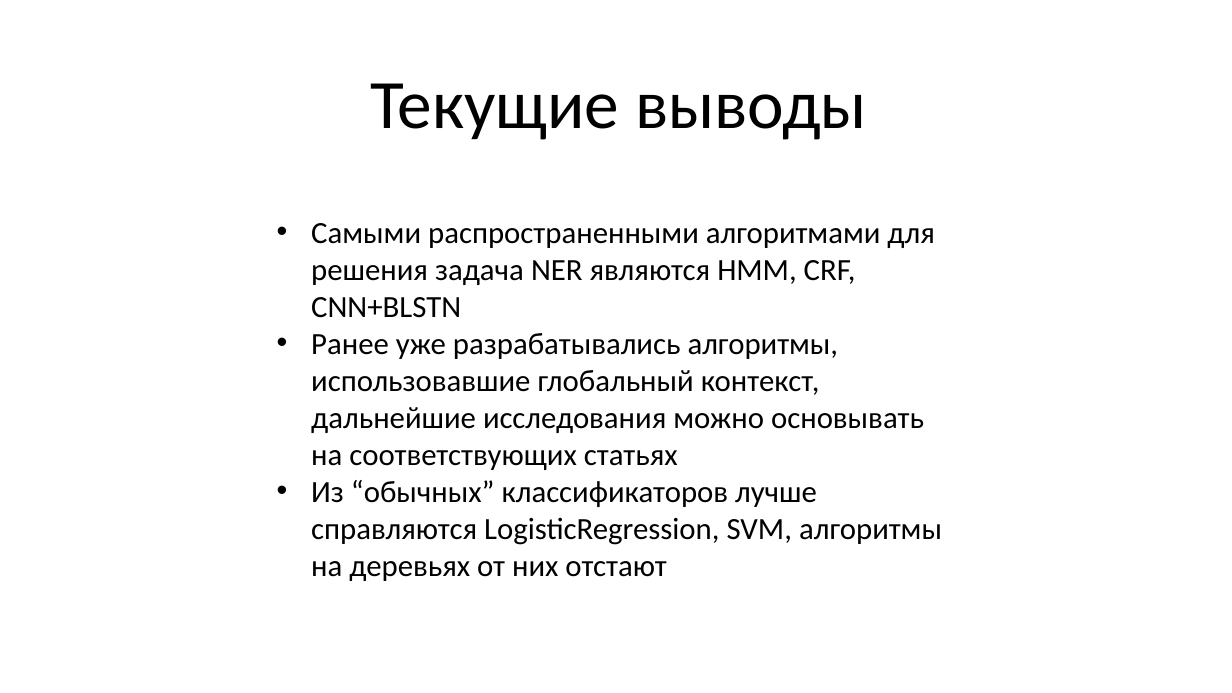
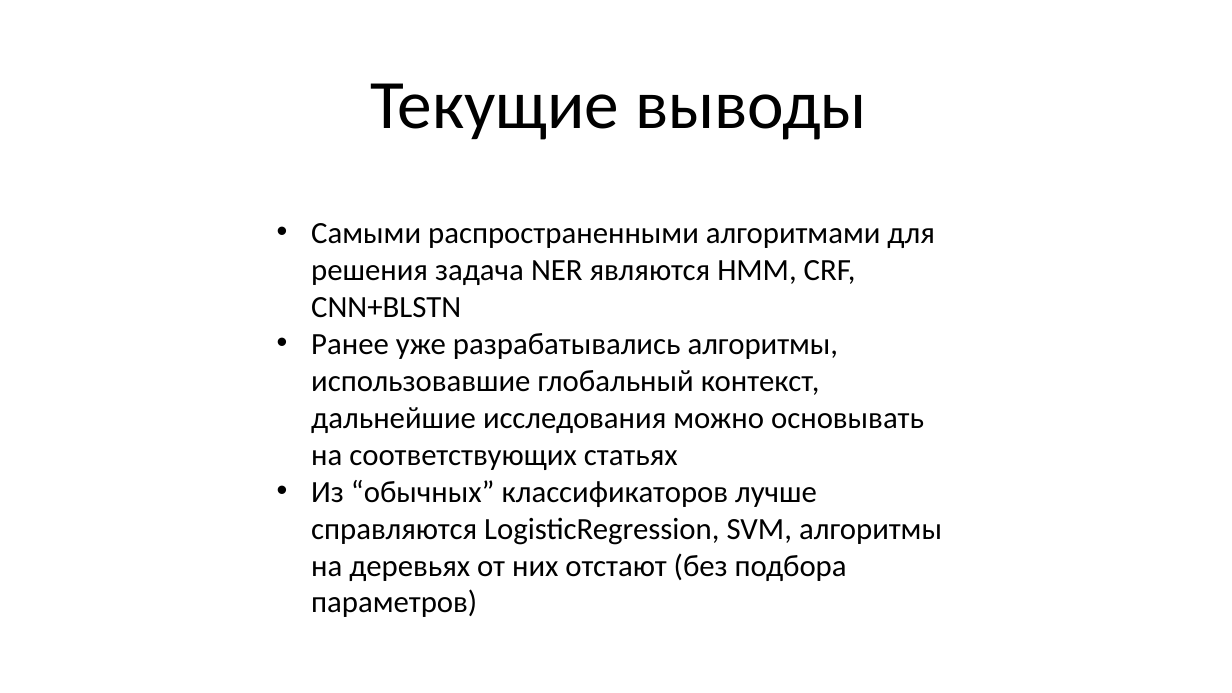
Before and after one commit to lazuka13/named_entity_recognition, a slide deck: slide 9 of control/First Control.pptx (slide 6 before the commit). Drawn at 1232x693 pixels with LibreOffice and Linux fonts; fonts in the diff are those of the drawing. Boxes give left, top, right and bottom in pixels: in the first picture for what was removed or moved away, otherwise in the second. Text is boxed around its words. In the diff, an @@ line names an element or a change of style, - is before the commit and + after.

```diff
--- a/control/First Control.pptx
+++ b/control/First Control.pptx
@@ text at (x1=311, y1=480, x2=942, y2=617): text changed @@
-• Из “обычных” классификаторов лучше справляются LogisticRegression, SVM, алгоритмы на деревьях от них отстают
+• Из “обычных” классификаторов лучше справляются LogisticRegression, SVM, алгоритмы на деревьях от них отстают (без подбора параметров)
```
Also in this commit, not shown: 2 other slides changed, 3 slides added, 15 other files.
